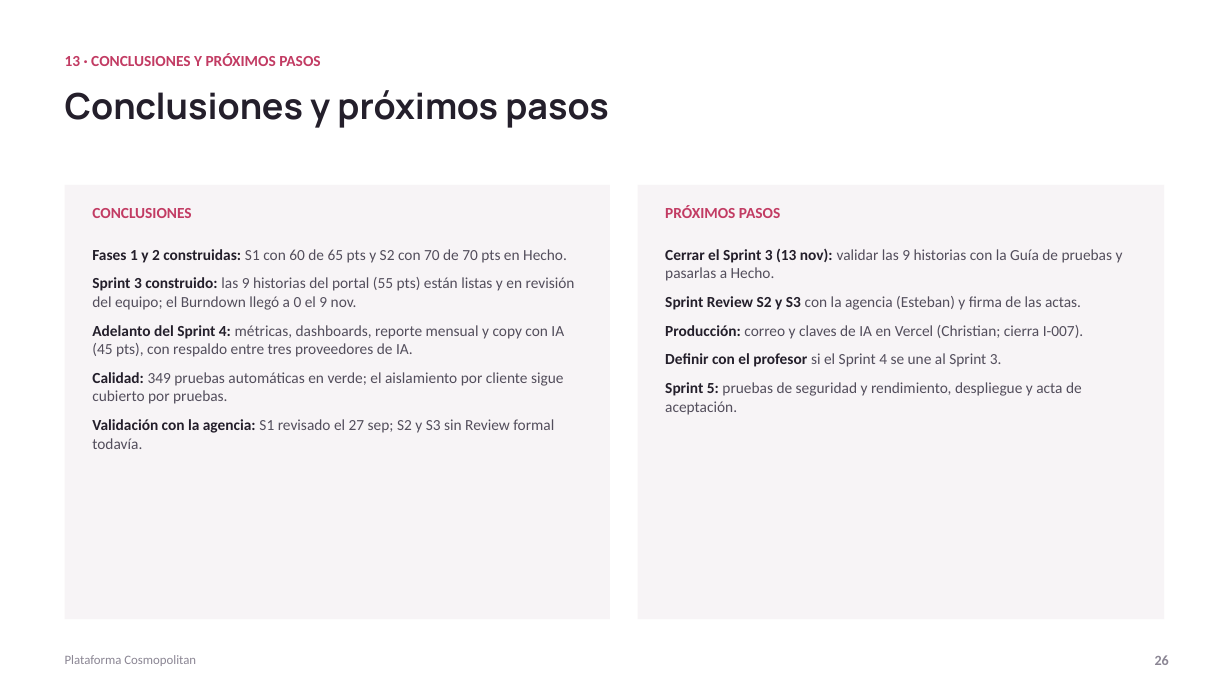
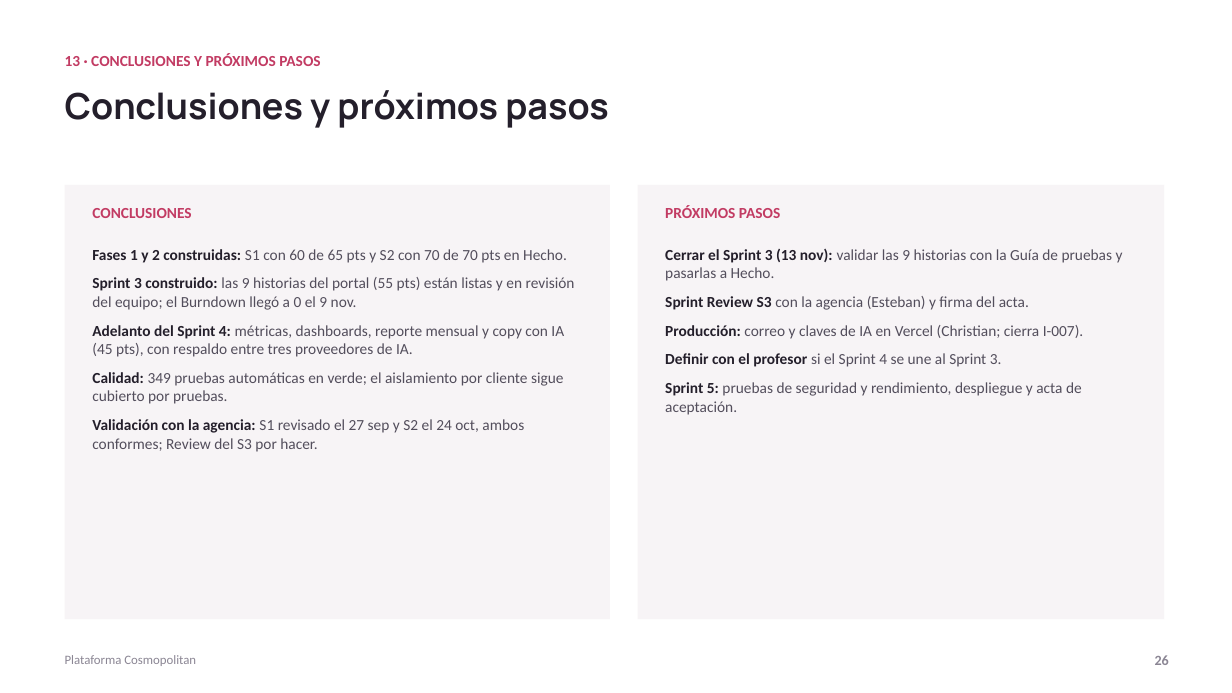
Before and after one commit to ChristianCuadra/capstone, a slide deck: slide 26 of Fase 2/Evidencias Proyecto/Presentación Proyecto.pptx. Drawn at 1232x693 pixels with LibreOffice and Linux fonts; fonts in the diff are those of the drawing. Boxes give left, top, right and bottom in pixels: in the first picture for what was removed or moved away, otherwise in the second. Text is boxed around its words. In the diff, an @@ line names an element or a change of style, - is before the commit and + after.

Commit message:
Sprint Review S2 con la agencia el 24 oct: acta con firmas de la agencia; Registro S2, Incrementos S2 y S3, Kanban y Sprint Backlog S3 y presentación al día

```diff
--- a/Fase 2/Evidencias Proyecto/Presentación Proyecto.pptx
+++ b/Fase 2/Evidencias Proyecto/Presentación Proyecto.pptx
@@ text at [665, 296, 1029, 310]: text changed @@
-Sprint Review S2 y S3 con la agencia (Esteban) y firma de las actas.
+Sprint Review S3 con la agencia (Esteban) y firma del acta.
@@ text at [92, 419, 524, 452]: text changed @@
-Validación con la agencia: S1 revisado el 27 sep; S2 y S3 sin Review formal todavía.
+Validación con la agencia: S1 revisado el 27 sep y S2 el 24 oct, ambos conformes; Review del S3 por hacer.
```
Also in this commit, not shown: 2 other slides changed, 6 other files.
